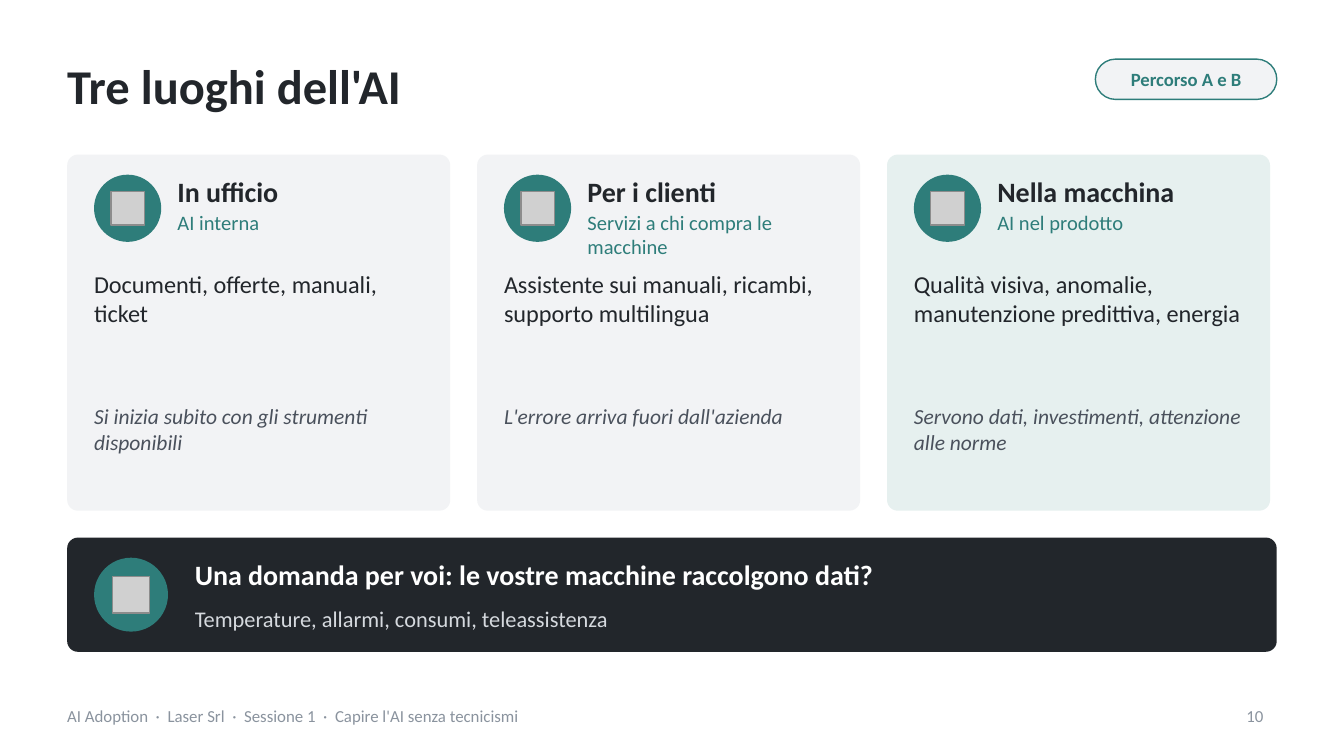
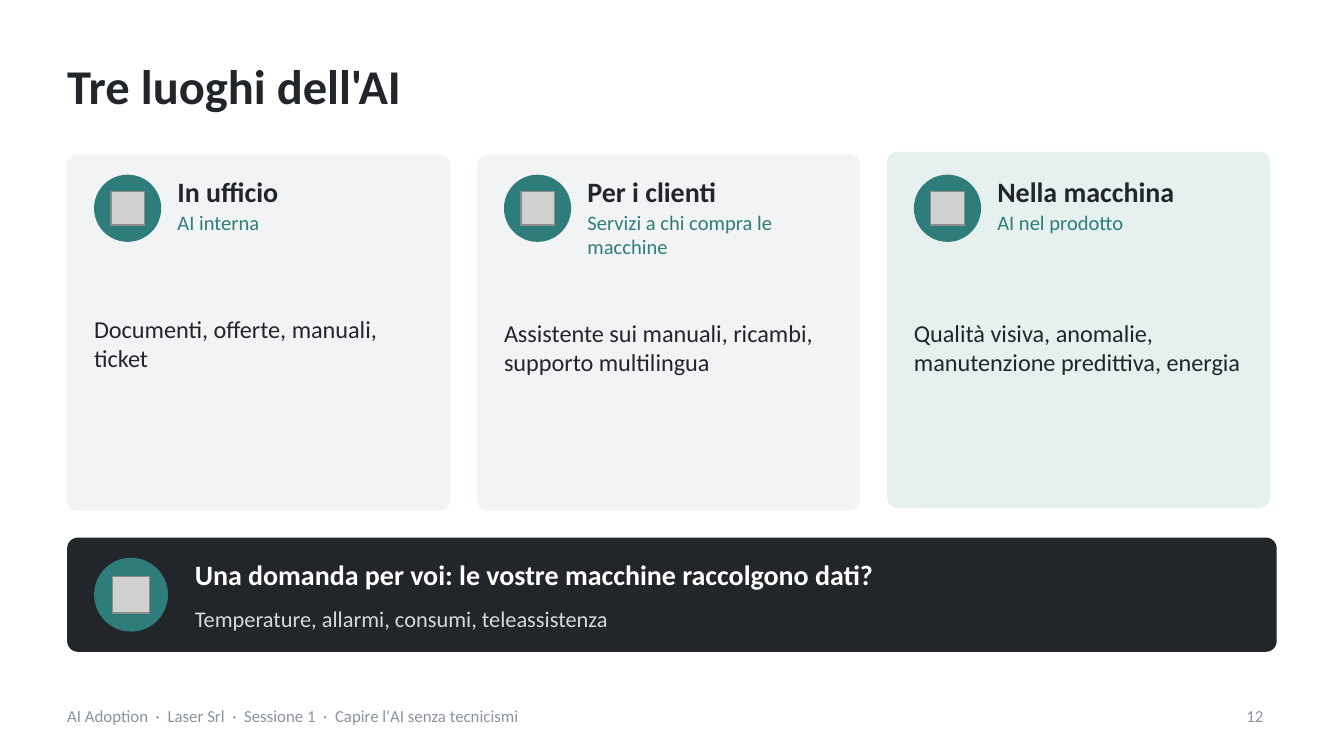
Before and after one commit to NetAi-IT/Formazione-AI-Literacy-Official, a slide deck: slide 12 of Formazioni/2026-10_LaserSrl_AI_Adoption/slide/Sessione1_slide_nuove_Laser.pptx (slide 10 before the commit). Drawn at 1344x756 pixels with LibreOffice and Linux fonts; fonts in the diff are those of the drawing; grey boxes stand for pictures. Boxes give left, top, right and bottom in pixels: in the first picture for what was removed or moved away, otherwise in the second. Text is boxed around its words. In the diff, an @@ line names an element or a change of style, - is before the commit and + after.

```diff
--- a/Formazioni/2026-10_LaserSrl_AI_Adoption/slide/Sessione1_slide_nuove_Laser.pptx
+++ b/Formazioni/2026-10_LaserSrl_AI_Adoption/slide/Sessione1_slide_nuove_Laser.pptx
@@ rounded rectangle removed at <box>1095,59,1277,99</box> @@
@@ text removed at <box>1131,74,1241,86</box> @@
-Percorso A e B
@@ text "Documenti, offerte, manuali, ticket": place and size @@
-text "Documenti, offerte, manuali, ticket" at <box>94,276,377,322</box>
+text "Documenti, offerte, manuali, ticket" at <box>94,321,377,367</box>
@@ text "Assistente sui manuali, ricambi, supporto ...": place and size @@
-text "Assistente sui manuali, ricambi, supporto ..." at <box>504,276,812,326</box>
+text "Assistente sui manuali, ricambi, supporto ..." at <box>504,325,812,375</box>
@@ text "Qualità visiva, anomalie, manutenzione predittiva, ...": place and size @@
-text "Qualità visiva, anomalie, manutenzione predittiva, ..." at <box>914,276,1240,326</box>
+text "Qualità visiva, anomalie, manutenzione predittiva, ..." at <box>914,325,1240,375</box>
@@ text removed at <box>94,409,367,454</box> @@
-Si inizia subito con gli strumenti disponibili
@@ text removed at <box>504,409,783,427</box> @@
-L'errore arriva fuori dall'azienda
@@ text removed at <box>914,409,1240,450</box> @@
-Servono dati, investimenti, attenzione alle norme
@@ page number at <box>1246,711,1263,722</box>: text changed @@
-10
+12
```
Also in this commit, not shown: 13 other slides changed, 4 slides added, 1 slide removed, 6 other files.
